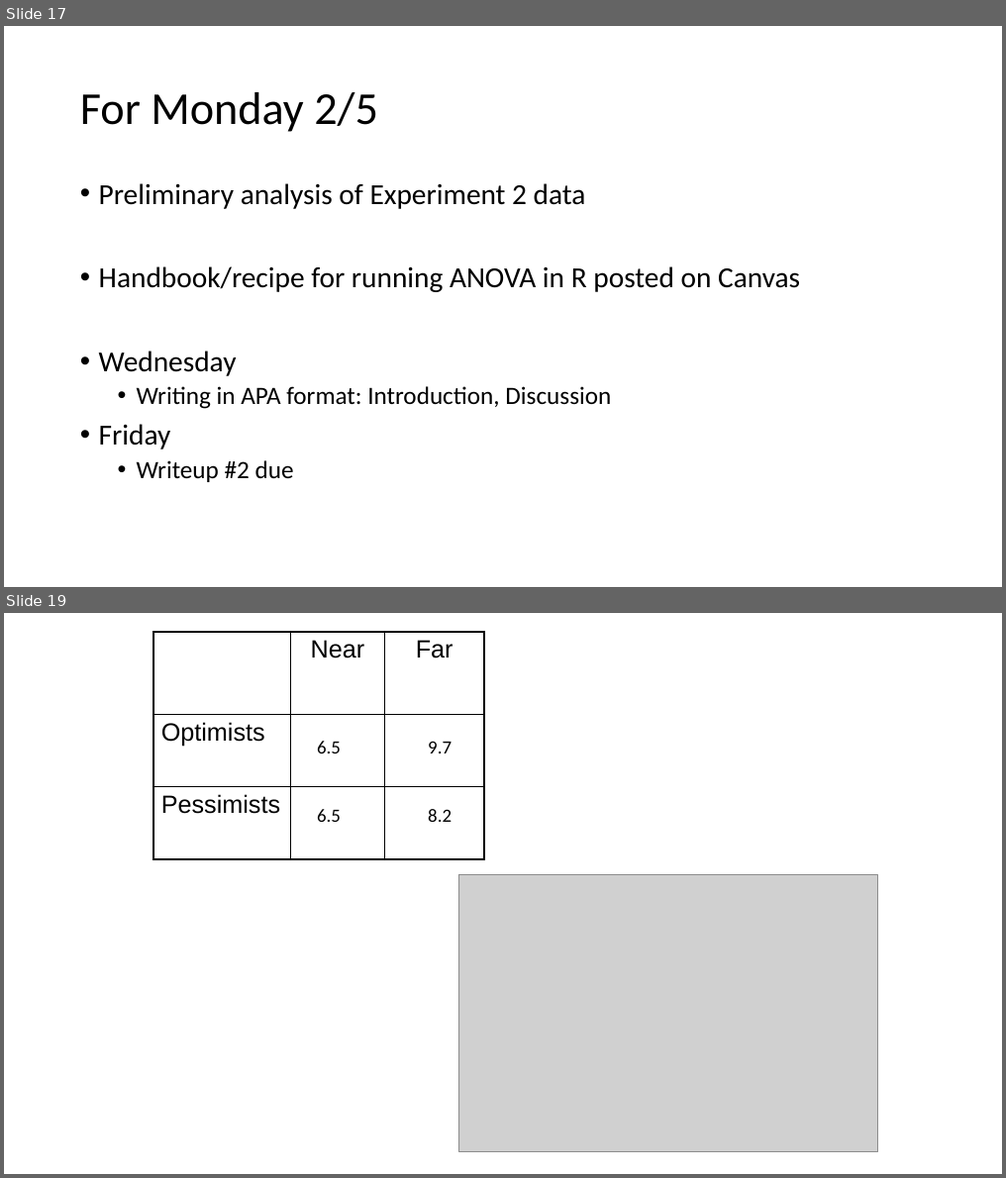
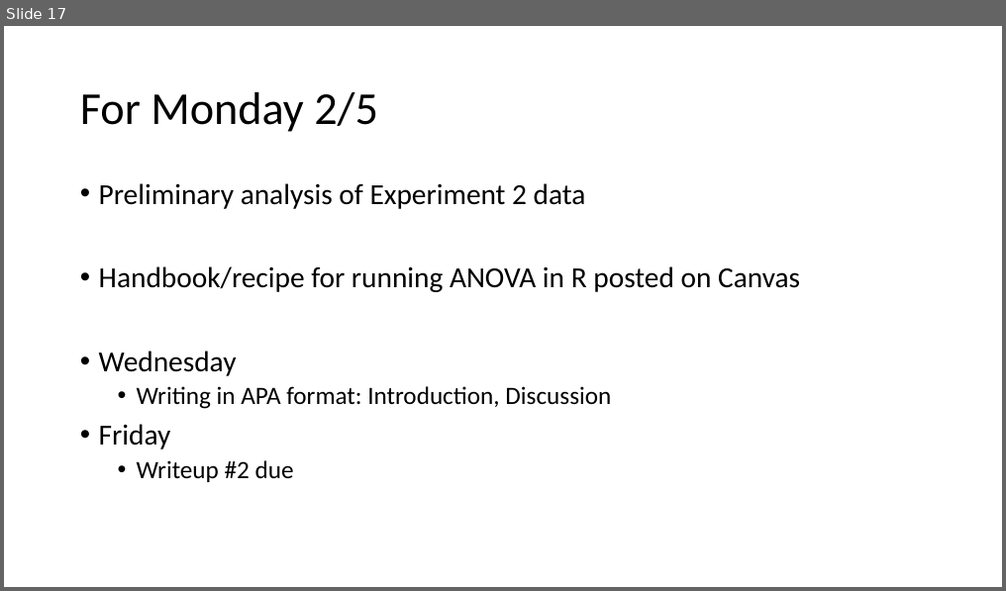
Before and after one commit to preber/Research-Methods, a slide deck: Class Slides 2024/Class 13.pptx. Shown one above the other, each under a label of ours: slides 17 and 19 before the commit, slide 17 after it; the slides between them are not shown. The pictures are 1006x1178 and 1006x591 pixels, drawn with LibreOffice and Linux fonts; fonts in the diff are those of the drawing; grey boxes stand for pictures. Boxes give left, top, right and bottom in pixels: in the first picture for what was removed or moved away, otherwise in the second. Text is boxed around its words. In the diff, an @@ line names an element or a change of style, - is before the commit and + after.

```diff
--- a/Class Slides 2024/Class 13.pptx
+++ b/Class Slides 2024/Class 13.pptx
@@ slide 19 removed at (x1=4, y1=613, x2=1002, y2=1174), background #FFFFFF @@
@@ table removed at (x1=153, y1=632, x2=484, y2=860), 3 rows, 3 columns @@
- | Near | Far
-Optimists |  | 
-Pessimists |  | 
@@ group removed at (x1=317, y1=741, x2=451, y2=822): 4 texts @@
-6.5
-9.7
-6.5
-8.2
@@ picture removed at (x1=459, y1=875, x2=877, y2=1152) @@
```
Also in this commit, not shown: 1 other slide removed, 8 other files.
